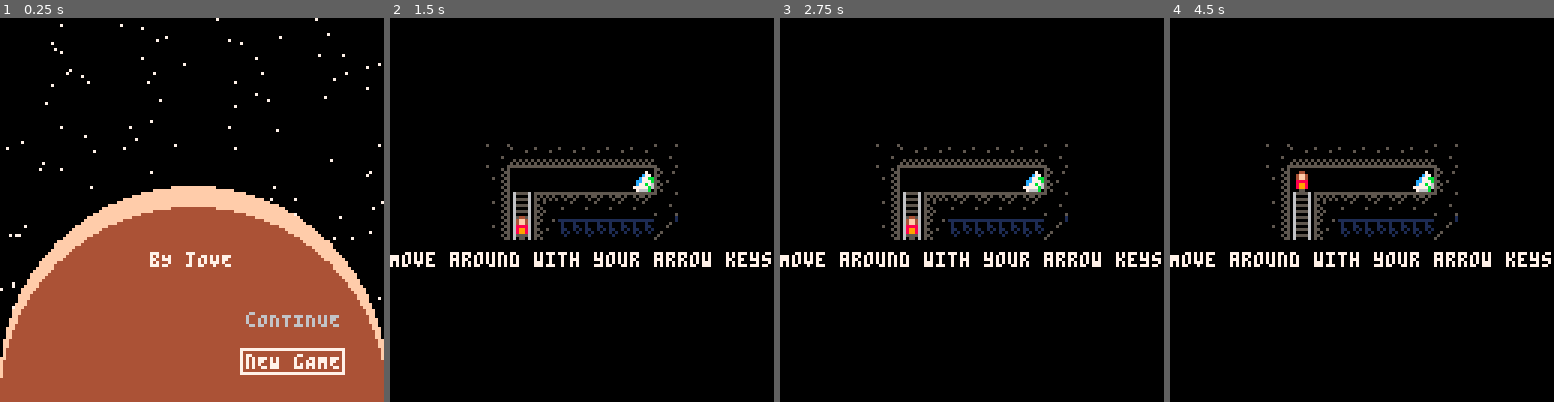
Above: before the commit, frames 1-4 (left to right).
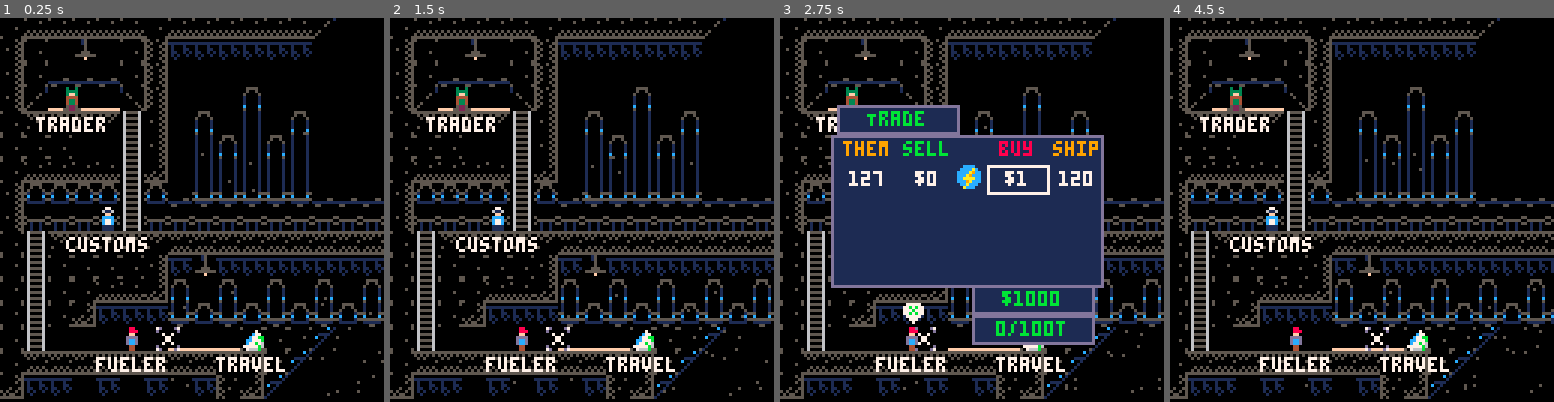
Above: after the commit, the same moments.

Repository: Sewerbird/ByJove
Game: PICO-8 cartridge byjove.p8
Same seed, same stepped clock (60 frames per second), same inputs: the game is played once before the commit and once after it.
Inputs:
- Up to frame 1 (0.25 s): no input
- Up to frame 2 (1.5 s): tap O (Z key) at 0.33, 0.7, 1.43 s; tap X (X key) at 1.07 s
- Up to frame 3 (2.75 s): hold Left 1.97-2.37 s; tap X (X key) at 2.07, 2.4, 2.73 s; tap O (Z key) at 2.22 s; hold Down from 2.42 s (still down)
- Up to frame 4 (4.5 s): release Down at 2.82 s; hold Right 2.87-3.53 s; tap X (X key) every 0.33 s from 3.07 to 4.4 s; tap O (Z key) at 3.1, 3.98 s; hold Up 3.58-4.08 s; hold Right from 4.13 s (still down)

The runs differ from the first frame. In frame 1, 57% of the frame differs, in the area x 0-100%, y 0-100%; in frame 2, 26%; in frame 3, 49%; in frame 4, 27%.

Commit message:
Map collision and stars fixed

Diff:
--- a/byjove.p8
+++ b/byjove.p8
@@ -100,25 +100,25 @@
 2233060606332301010101010101010101203331313131333331313131332121222727272727200101010101010101203737373737373737010101010129292022000000000000200000000000000000000000000000000000000000000000000000000000000000000000000000000000000000000000000000000000000000
 2214040404152301010116010101010101202200030000202200000300202121222727272727300101013131313131203737373737373737063406340634062022051011111111330000000000000000000000000000000000000000000000000000000000000000000000000000000000000000000000000000000000000000
 3311111111052201160126011601010101202227272727202227272727202121221404040425012033222727032727203737373737373737333535353535292022052027272727140000000000000000000000000000000000000000000000000000000000000000000000000000000000000000000000000000000000000000
-3333330101052201261626162601010101202217181819202217181819202121011111111112053031323928282839203737373737373737101111111112052000000000000000000000000000000000000000000000000000000000000000000000000000000000000000000000000000000000000000000000000000000000
-3331313131053201262626262601010101203311120510333312051011202121010101010122050101011a1b1b1b1c203737373737373737202929292922052000000000000000000000000000000000000000000000000000000000000000000000000000000000000000000000000000000000000000000000000000000000
-2234343434053406363636363606060606303333220520343422052033202121000101010101111205101111111111213737373737373737202929292922052000000000000000000000000000000000000000000000000000000000000000000000000000000000000000000000000000000000000000000000000000000000
-2235353535053535353535353535353535142501010514010115050101202121013131313121212205202131313131211111111111111313313131313122052000000000000000000000000000000000000000000000000000000000000000000000000000000000000000000000000000000000000000000000000000000000
-3305111111111113131313131313131313131313131111111111111111332121222703032720213205302216161616202131313131220116011601162923052000000000000000000000000000000000000000000000000000000000000000000000000000000000000000000000000000000000000000000000000000000000
-2105213333332227032727272727272727272727272000000000000000000000222727272730320305032336363636202227032727231626162616261623052000000000000000000000000000000000000000000000000000000000000000000000000000000000000000000000000000000000000000000000000000000000
-2105333331313216011601160116011600160016002000000000000000000000221718181819040405040417181819202206060606233636363636363603052000000000000000000000000000000000000000000000000000000000000000000000000000000000000000000000000000000000000000000000000000000000
-2105333227272736343634363436343634363436342000000000000000000000001111111111111205101313131313212204040404292929292929040404052000000000000000000000000000000000000000000000000000000000000000000000000000000000000000000000000000000000000000000000000000000000
-330501010101010404043333213a373737373737372000000000000000000000010100313131002205200016001600202111111111120510111111111111112100000000000000000000000000000000000000000000000000000000000000000000000000000000000000000000000000000000000000000000000000000000
-3313131313131313131112213a37373737373737372000000000000000000000010122343434303205233436343634200031313131220520010101160101010100000000000000000000000000000000000000000000000000000000000000000000000000000000000000000000000000000000000000000000000000000000
-32272737273727372720323a3737373737373737372000000000000000000000010122000000000005003535353535202227272727230523010116261601012100000000000000000000000000000000000000000000000000000000000000000000000000000000000000000000000000000000000000000000000000000000
-2131313101010101220101153131311401010101010101010101010101010120010100111105201313131313131313212201012929230523010136363601012000000000000000000000000000000000000000000000000000000000000000000000000000000000000000000000000000000000000000000000000000000000
-2201010120010131323933032727270301010101010101010101010101010120010101012205230000000000000000202111111105230523013928282839012000000000000000000000000000000000000000000000000000000000000000000000000000000000000000000000000000000000000000000000000000000000
-2201010120012201010404043535353910131313111313131201010101010120010101012205230606060606060606200101292205230523391a1b1b1b1c392000000000000000000000000000000000000000000000000000000000000000000000000000000000000000000000000000000000000000000000000000000000
-22051313313132052327272712051001232727272327272723010101010101200101010122050001000000000000002001012922052905291a1b1b1b1b1b1c2000000000000000000000000000000000000000000000000000000000000000000000000000000000000000000000000000000000000000000000000000000000
-2205010101010105230101012205200123171819231718192301010101010120010101012113131313131313111105200101290111110510111111111111112100000000000000000000000000000000000000000000000000000000000000000000000000000000000000000000000000000000000000000000000000000000
-0111111111111111220606062205200620120510211205102206060606060620010101013000322727272727303205200101010101220520010101010101010100000000000000000000000000000000000000000000000000000000000000000000000000000000000000000000000000000000000000000000000000000000
-0101010101010101220101010105010101010501010105010101010101010120010101010123010101343434343405200101010101220520010101010101010100000000000000000000000000000000000000000000000000000000000000000000000000000000000000000000000000000000000000000000000000000000
-2131313131313131220510111111111111111111111111111111111111111121161616160101010133000000000005200101010101220520010101010101010100000000000000000000000000000000000000000000000000000000000000000000000000000000000000000000000000000000000000000000000000000000
+3333330101052201261626162601010101202217181819202217181819202121011111111112053031323928282839203737373737373737101111111112052039000000000000000000000000000000000000000000000000000000000000000000000000000000000000000000000000000000000000000000000000000000
+3331313131053201262626262601010101203311120510333312051011202121010101010122050101011a1b1b1b1c203737373737373737202929292922052039000000000000000000000000000000000000000000000000000000000000000000000000000000000000000000000000000000000000000000000000000000
+2234343434053406363636363606060606303333220520343422052033202121000101010101111205101111111111213737373737373737202929292922052039000000000000000000000000000000000000000000000000000000000000000000000000000000000000000000000000000000000000000000000000000000
+2235353535053535353535353535353535142501010514010115050101202121013131313121212205202131313131211111111111111313313131313122052039000000000000000000000000000000000000000000000000000000000000000000000000000000000000000000000000000000000000000000000000000000
+3305111111111113131313131313131313131313131111111111111111332121222703032720213205302216161616202131313131220116011601162923052039000000000000000000000000000000000000000000000000000000000000000000000000000000000000000000000000000000000000000000000000000000
+2105213333332227032727272727272727272727272000000000000000000000222727272730320305032336363636202227032727231626162616261623052039000000000000000000000000000000000000000000000000000000000000000000000000000000000000000000000000000000000000000000000000000000
+2105333331313216011601160116011600160016002000000000000000000000221718181819040405040417181819202206060606233636363636363603052039000000000000000000000000000000000000000000000000000000000000000000000000000000000000000000000000000000000000000000000000000000
+2105333227272736343634363436343634363436342000000000000000000000001111111111111205101313131313212204040404292929292929040404052039000000000000000000000000000000000000000000000000000000000000000000000000000000000000000000000000000000000000000000000000000000
+330501010101010404043333213a373737373737372000000000000000000000010100313131002205200016001600202111111111120510111111111111112139000000000000000000000000000000000000000000000000000000000000000000000000000000000000000000000000000000000000000000000000000000
+3313131313131313131112213a37373737373737372000000000000000000000010122343434303205233436343634200031313131220520010101160101010139000000000000000000000000000000000000000000000000000000000000000000000000000000000000000000000000000000000000000000000000000000
+32272737273727372720323a3737373737373737372000000000000000000000010122000000000005003535353535202227272727230523010116261601012139000000000000000000000000000000000000000000000000000000000000000000000000000000000000000000000000000000000000000000000000000000
+2131313101010101220101153131311401010101010101010101010101010120010100111105201313131313131313212201012929230523010136363601012039000000000000000000000000000000000000000000000000000000000000000000000000000000000000000000000000000000000000000000000000000000
+2201010120010131323933032727270301010101010101010101010101010120010101012205230000000000000000202111111105230523013928282839012039000000000000000000000000000000000000000000000000000000000000000000000000000000000000000000000000000000000000000000000000000000
+2201010120012201010404043535353910131313111313131201010101010120010101012205230606060606060606200101292205230523391a1b1b1b1c392039000000000000000000000000000000000000000000000000000000000000000000000000000000000000000000000000000000000000000000000000000000
+22051313313132052327272712051001232727272327272723010101010101200101010122050001000000000000002001012922052905291a1b1b1b1b1b1c2039000000000000000000000000000000000000000000000000000000000000000000000000000000000000000000000000000000000000000000000000000000
+2205010101010105230101012205200123171819231718192301010101010120010101012113131313131313111105200101290111110510111111111111112139000000000000000000000000000000000000000000000000000000000000000000000000000000000000000000000000000000000000000000000000000000
+0111111111111111220606062205200620120510211205102206060606060620010101013000322727272727303205200101010101220520010101010101010139000000000000000000000000000000000000000000000000000000000000000000000000000000000000000000000000000000000000000000000000000000
+0101010101010101220101010105010101010501010105010101010101010120010101010123010101343434343405200101010101220520010101010101010139000000000000000000000000000000000000000000000000000000000000000000000000000000000000000000000000000000000000000000000000000000
+2131313131313131220510111111111111111111111111111111111111111121161616160101010133000000000005200101010101220520010101010101010139000000000000000000000000000000000000000000000000000000000000000000000000000000000000000000000000000000000000000000000000000000
 2227031603160327230520313131313131313131313131310101010101010101343634363401010110111111111111010101010000000000000000000000000000000000000000000000000000000000000000000000000000000000000000000000000000000000000000000000000000000000000000000000000000000000
 220134363436340123052301010101010101013a373737373001010101010101373737373738010130010101010101010101010000000000000000000000000000000000000000000000000000000000000000000000000000000000000000000000000000000000000000000000000000000000000000000000000000000000
 2239282828282801230523343434343401013a37373737373730010101010101373737373737380101300101010101010101010000000000000000000000000000000000000000000000000000000000000000000000000000000000000000000000000000000000000000000000000000000000000000000000000000000000
--- a/constants.lua
+++ b/constants.lua
@@ -1,13 +1,13 @@
-get_xy = false
-skip_tutorial = false
-debug_collision = false
+get_xy = true
+skip_tutorial = true
+debug_collision = true
 --Game State
 gs = {
   ticker = 0,
   cs = "start_scene",
   current_station = "station_ganymede",
   player = {
-    sprite=2,w=8,h=8,x=52,y=104,
+    sprite=0,w=8,h=8,x=52,y=104,
     business = {
       tax_rate = 0,
       balance = 1,
@@ -50,36 +50,36 @@
   a_prompt = {sprite=9,w=8,h=8,x=100,y=100},
   station_io = {
     mx0=32,my0=0,mx1=16,my1=32,
+    wall_color = 4,
     planet="io",
     actors={
       player = {x=80,y=184},
-      travel = {x=72,y=184},
       customs = {x=61,y=152,is_blocking=true},
       trader = {x=96,y=120},
       fueler = {x=96,y=184},
       a_prompt = {x=-100,y=-100},
-      travel_console = {x=72,y=184},
+      travel_console = {x=64,y=184},
     },
   },
   station_europa = {
     mx0=48,my0=0,mx1=16,my1=32,
     planet="europa",
+    wall_color=3,
     actors={
-      player = {x=52,y=104},
-      travel = {x=80,y=104},
-      customs = {x=32,y=64,is_blocking=true},
-      trader = {x=20,y=24},
-      fueler = {x=40,y=104},
+      player = {x=80,y=32},
+      customs = {x=80,y=96,is_blocking=true},
+      trader = {x=16,y=96},
+      fueler = {x=96,y=32},
       a_prompt = {x=-100,y=-100},
-      travel_console = {x=80,y=104},
+      travel_console = {x=64,y=32},
     },
   },
   station_ganymede = {
     mx0=0,my0=0,mx1=32,my1=16,
     planet="ganymede",
+    wall_color=5,
     actors={
       player = {x=52,y=104},
-      travel = {x=80,y=104},
       customs = {x=32,y=64,is_blocking=true},
       trader = {x=20,y=24},
       fueler = {x=40,y=104},
@@ -90,9 +90,9 @@
   station_callisto = {
     mx0=0,my0=16,mx1=32,my1=16,
     planet="callisto",
+    wall_color=2,
     actors={
       player = {x=104,y=88},
-      travel = {x=120,y=108},
       customs = {x=86,y=48,is_blocking=true},
       trader = {x=144,y=32},
       fueler = {x=80,y=88},
@@ -148,9 +148,10 @@
     }
   }
 }
+--Creates 500 x,y pairs to be reused for star effects, with a random color
 stars = {}
 for i=1,500 do
-  add(stars,{x= rnd(), y= rnd()})
+  add(stars,{x= rnd(), y= rnd(), c = flr(rnd()*8)})
 end
 neg_ln = {
 [1]= 0,
--- a/lib.lua
+++ b/lib.lua
@@ -4,6 +4,10 @@
 
 function mod(num,range)
   return num - flr(num/range)*range
+end
+
+function round(num)
+  return (num - flr(num) >=0.5) and ceil(num) or flr(num)
 end
 
 function dsto(a,b)
@@ -19,6 +23,18 @@
 function rects_intersect(a,b)
   --Note: Both a and b must have x,y,w,h
   return not (a.x+a.w<b.x or b.x+b.w<a.x or a.y+a.h<b.y or b.y+b.h<a.y)
+end
+
+function cmap(o)
+  local x1=o.x/8
+  local y1=o.y/8
+  local x2=(o.x+7)/8
+  local y2=(o.y+7)/8
+  local a=fget(mget(x1,y1),0)
+  local b=fget(mget(x1,y2),0)
+  local c=fget(mget(x2,y2),0)
+  local d=fget(mget(x2,y1),0)
+  return a or b or c or d
 end
 
 -- Gamestate Support
--- a/ui.lua
+++ b/ui.lua
@@ -339,8 +339,8 @@
     --Check collision with actors
     local bumped = false
     local player = {
-      x = gs['player'].x + dx,
-      y = gs['player'].y + dy,
+      x = moffx*8 + gs['player'].x + dx,
+      y = moffy*8 + gs['player'].y + dy,
       w = gs['player'].w,
       h = gs['player'].h,
     }
@@ -351,25 +351,24 @@
         bumped = true
       end
     end
-    --Check collision with map
-    my_mx = x/8+moffx
-    my_dmx = (4*sgn(dx)+4)/8
-    my_my = y/8+moffy-1/8
-    my_dmy = (4*sgn(dy)+4)/8
-    my_tx1 = my_mx + my_dmx
-    my_ty1 = my_my+0.5
-    my_tx2 = my_mx + 0.5
-    my_ty2 = my_my+my_dmy
-    printh("==========")
-    printh("I think I am at mget = ("..my_mx..","..my_my..")")
-    printh("==========")
-    if not bumped and not fget(mget(my_tx1,my_ty1),0) then
-      gs['player'].x += dx
-    end
-    if not bumped and not fget(mget(my_tx2,my_ty2),0) then
-      gs['player'].y += dy
-    end
-    --Check walking sound
+    if not bumped then
+      --Check collision with map
+      if not cmap(player) then
+        gs['player'].x += dx
+        gs['player'].y += dy
+      else
+        player.x -= dx
+        if not cmap(player) then
+          gs['player'].y+= dy
+        else
+          player.x += dx
+          player.y -= dy
+          if not cmap(player) then
+            gs['player'].x+= dx
+          end
+        end
+      end
+    end
     if dx > 0 or dx < 0 then
       if not gs['player'].is_walking then
         gs['player'].is_walking = true
@@ -444,7 +443,7 @@
   slf.draw = function(me)
     srand(ticker)
     for v in all(stars) do
-      circ(mod(ticker/10+v.x*127,256),sin(ticker/5000)*10+v.y*257,0,5)
+      circ(mod(ticker/10+v.x*255,s.mx1*8),sin(ticker/5000)*10+v.y*s.my1*8,0,5)
     end
     palt(0,false)
     palt(14,true)
